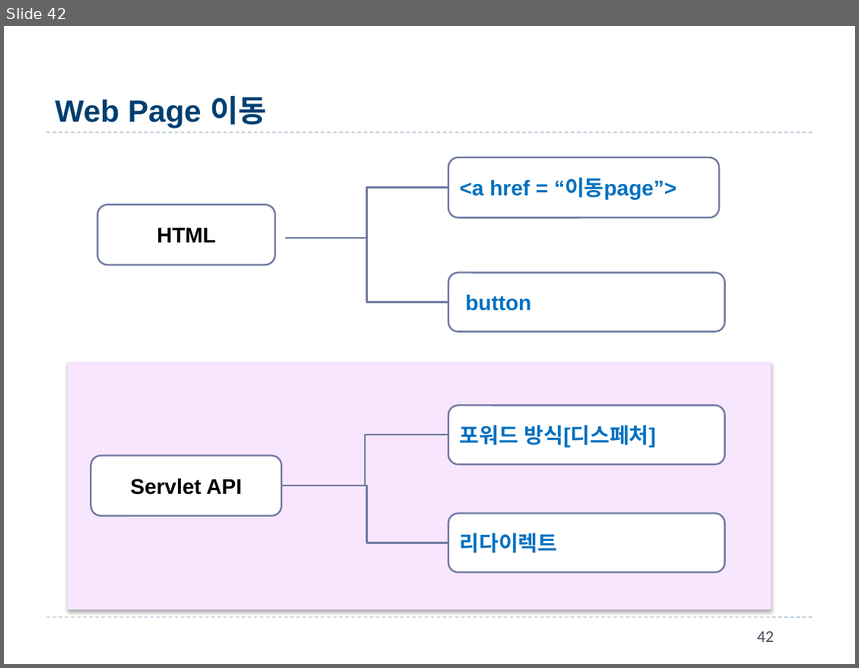
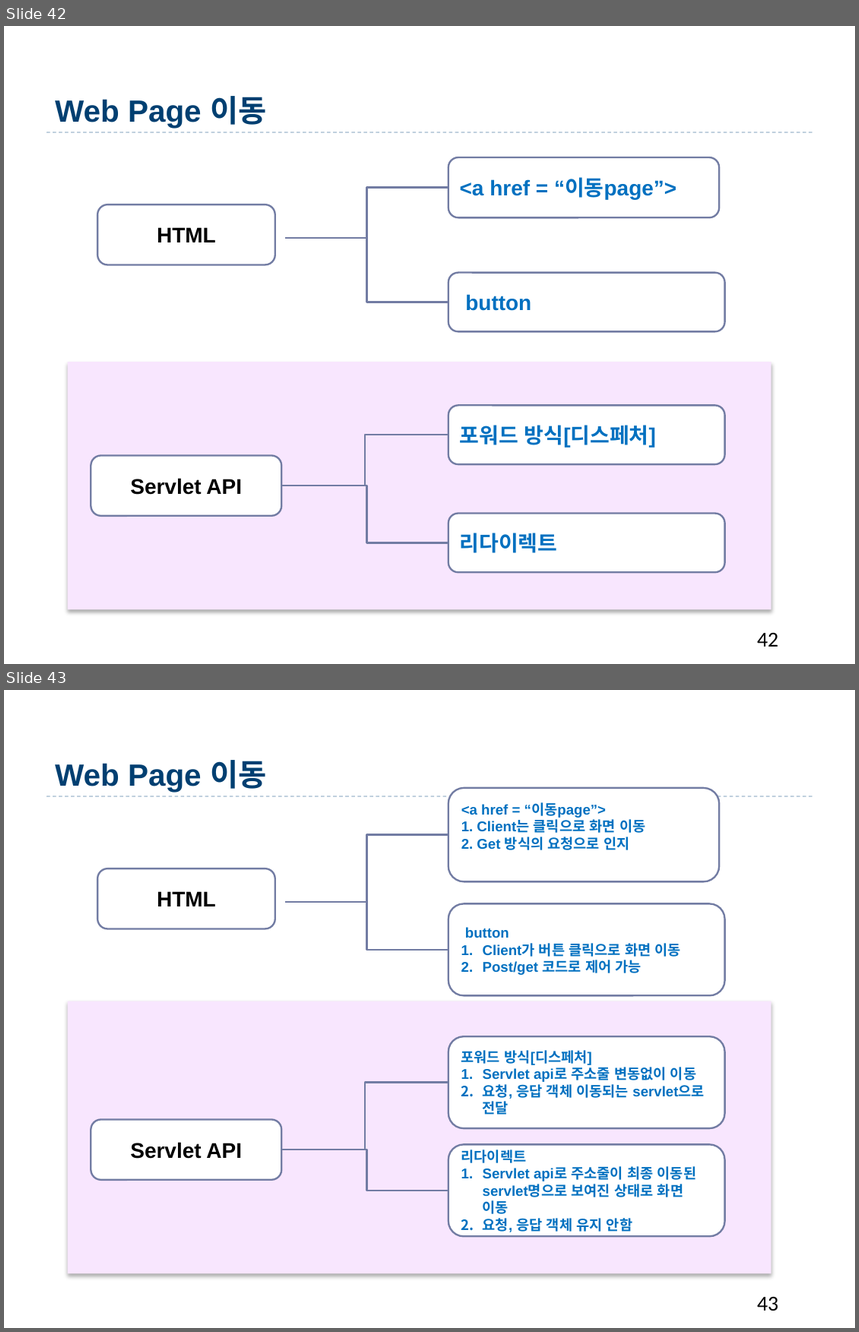
Before and after one commit to qfactor2013/BizStudyParallel, a slide deck: JSP_Servlet/4.Web[김혜경].pptx. Shown one above the other, each under a label of ours: slide 42 before the commit, slides 42 and 43 after it. The pictures are 859x668 and 859x1332 pixels, drawn with LibreOffice and Linux fonts; fonts in the diff are those of the drawing; background and template pictures are left out. Boxes give left, top, right and bottom in pixels: in the first picture for what was removed or moved away, otherwise in the second. Text is boxed around its words. In the diff, an @@ line names an element or a change of style, - is before the commit and + after.

```diff
--- a/JSP_Servlet/4.Web[김혜경].pptx
+++ b/JSP_Servlet/4.Web[김혜경].pptx
@@ slide 43 added at [4,690,855,1328], background #FFFFFF; not listed: 1 template element that a slide beside it also shows @@
@@ title added at [55,760,266,792], 26 pt, text #003F71, bold @@
+Web Page 이동
@@ rounded rectangle added at [449,788,719,882], fill #FFFFFF, outline #727CA3 1.5 pt, 12 pt, text #0070C0, bold @@
+<a href = “이동page”>
+1. Client는 클릭으로 화면 이동
+2. Get 방식의 요청으로 인지
@@ elbow line added from (285, 902) to (449, 834), #727CA3 1.5 pt @@
@@ rounded rectangle added at [97,869,275,929], fill #FFFFFF, outline #727CA3 1.5 pt, 18 pt, text #000000, bold @@
+HTML
@@ elbow line added from (285, 902) to (449, 950), #727CA3 1.5 pt @@
@@ rounded rectangle added at [449,904,725,996], fill #FFFFFF, outline #727CA3 1.5 pt, 12 pt, text #0070C0, bold @@
+button
+1. Client가 버튼 클릭으로 화면 이동
+2. Post/get 코드로 제어 가능
@@ rectangle added at [68,1002,772,1274], fill #F8E6FE @@
@@ rounded rectangle added at [449,1037,725,1129], fill #FFFFFF, outline #727CA3 1.5 pt, 12 pt, text #0070C0, bold @@
+포워드 방식[디스페처]
+1. Servlet api로 주소줄 변동없이 이동
+2. 요청, 응답 객체 이동되는 servlet으로 전달
@@ elbow line added from (281, 1150) to (449, 1082), #727CA3 1.5 pt @@
@@ rounded rectangle added at [91,1120,281,1180], fill #FFFFFF, outline #727CA3 1.5 pt, 18 pt, text #000000, bold @@
+Servlet API
@@ rounded rectangle added at [449,1144,725,1236], fill #FFFFFF, outline #727CA3 1.5 pt, 12 pt, text #0070C0, bold @@
+리다이렉트
+1. Servlet api로 주소줄이 최종 이동된 servlet명으로 보여진 상태로 화면 이동
+2. 요청, 응답 객체 유지 안함
@@ elbow line added from (285, 1150) to (449, 1191), #727CA3 1.5 pt @@
@@ page number added at [757,1297,778,1312], 18 pt, text #000000 @@
+43
@@ slide 42 changed as well @@
@@ line removed from (47, 617) to (813, 617) @@
@@ page number at [757,633,778,647]: size 14 to 18 pt, text colour #464653 to #000000 @@
```
Also in this commit, not shown: 111 other slides changed, 4 other slides added, 2 slides removed, 48 other files.
